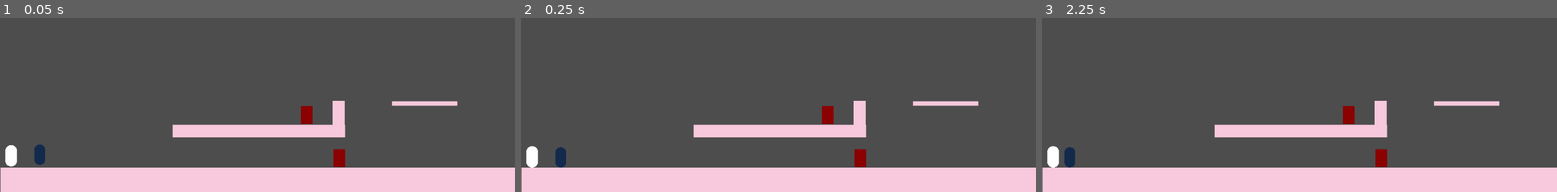
Above: before the commit, frames 1-3 (left to right).
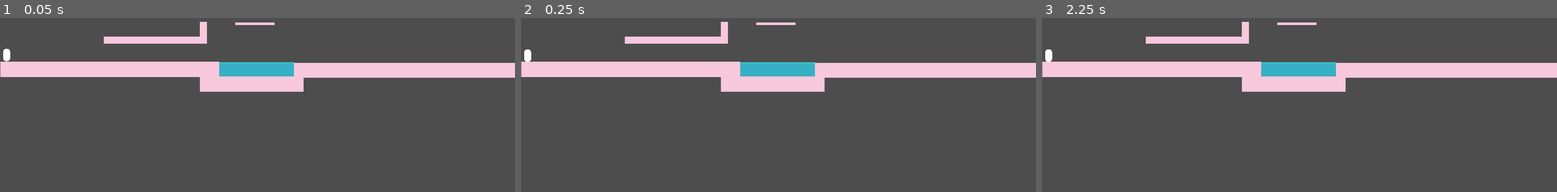
Above: after the commit, the same moments.

Repository: C0SMICSHARK/Pirate-Cats-and-Cowboy-Sharks
Game: Godot game, scene res://Scenes/TestScene_1.tscn
The game is run twice, just before and just after one commit, with the same random seed, the same clock (stepped at 60 frames per second) and the same inputs.
Inputs:
- Up to frame 1 (0.05 s): no input
- Up to frame 2 (0.25 s): no input
- Up to frame 3 (2.25 s): tap Enter at 0.5, 2 s; tap A (LEFT_P2) at 0.6, 2.1 s; tap Space at 1.25 s; tap D (RIGHT_P2) at 1.35 s

The runs differ from the first frame. In frame 1, 30% of the frame differs, in the area x 0-100%, y 2-100%; in frame 2, 30%; in frame 3, 30%.

Commit message:
Testing Water

Diff:
--- a/Scenes/TestScene_1.tscn
+++ b/Scenes/TestScene_1.tscn
@@ -1,10 +1,9 @@
-[gd_scene load_steps=8 format=3 uid="uid://djc42utyrnb0m"]
+[gd_scene load_steps=7 format=3 uid="uid://djc42utyrnb0m"]
 
 [ext_resource type="Script" uid="uid://b64ndw6jydvxy" path="res://Scripts/test_scene.gd" id="1_wtb4w"]
 [ext_resource type="Texture2D" uid="uid://t33wovey36on" path="res://Debug Assets/DebugFloor.png" id="2_kaqar"]
 [ext_resource type="PackedScene" uid="uid://dksykscfxj8rk" path="res://Scenes/player_1.tscn" id="3_m3drp"]
-[ext_resource type="PackedScene" uid="uid://cg6dul6g2cnl5" path="res://Scenes/player_2.tscn" id="4_yafff"]
-[ext_resource type="PackedScene" uid="uid://csi2k0pbl08yp" path="res://Scenes/enemy.tscn" id="5_ejcod"]
+[ext_resource type="Script" uid="uid://bpqey475r4mar" path="res://Scripts/water.gd" id="5_tciti"]
 
 [sub_resource type="BoxMesh" id="BoxMesh_r5l72"]
 
@@ -15,14 +14,40 @@
 script = ExtResource("1_wtb4w")
 
 [node name="DebugFloor" type="MeshInstance2D" parent="."]
-position = Vector2(578.875, 621.00006)
-scale = Vector2(1156.25, 56.75003)
+position = Vector2(409.375, 621.00006)
+scale = Vector2(817.25, 56.75003)
 mesh = SubResource("BoxMesh_r5l72")
 texture = ExtResource("2_kaqar")
 
 [node name="StaticBody2D" type="StaticBody2D" parent="DebugFloor"]
 
 [node name="CollisionShape2D" type="CollisionShape2D" parent="DebugFloor/StaticBody2D"]
+position = Vector2(0.00010830164, 0.00880909)
+scale = Vector2(1, 0.9999997)
+shape = SubResource("RectangleShape2D_3dogw")
+
+[node name="DebugFloor2" type="MeshInstance2D" parent="."]
+position = Vector2(1674, 624.00006)
+scale = Vector2(1156.25, 56.75003)
+mesh = SubResource("BoxMesh_r5l72")
+texture = ExtResource("2_kaqar")
+
+[node name="StaticBody2D" type="StaticBody2D" parent="DebugFloor2"]
+
+[node name="CollisionShape2D" type="CollisionShape2D" parent="DebugFloor2/StaticBody2D"]
+position = Vector2(0.00010830164, 0.00880909)
+scale = Vector2(1, 0.9999997)
+shape = SubResource("RectangleShape2D_3dogw")
+
+[node name="DebugFloor3" type="MeshInstance2D" parent="."]
+position = Vector2(939, 676)
+scale = Vector2(386.6189, 56.75003)
+mesh = SubResource("BoxMesh_r5l72")
+texture = ExtResource("2_kaqar")
+
+[node name="StaticBody2D" type="StaticBody2D" parent="DebugFloor3"]
+
+[node name="CollisionShape2D" type="CollisionShape2D" parent="DebugFloor3/StaticBody2D"]
 position = Vector2(0.00010830164, 0.00880909)
 scale = Vector2(1, 0.9999997)
 shape = SubResource("RectangleShape2D_3dogw")
@@ -67,17 +92,13 @@
 shape = SubResource("RectangleShape2D_3dogw")
 
 [node name="Cat" parent="." instance=ExtResource("3_m3drp")]
+z_index = 0
 position = Vector2(24.999998, 564.00006)
 scale = Vector2(1.8399999, 1.8399999)
 
-[node name="Shark" parent="." instance=ExtResource("4_yafff")]
-position = Vector2(89, 565)
-scale = Vector2(1.7269723, -1.7598324)
-
-[node name="Enemy" parent="." instance=ExtResource("5_ejcod")]
-position = Vector2(686, 475)
-scale = Vector2(-1.2770917, 2.012024)
-
-[node name="Enemy2" parent="." instance=ExtResource("5_ejcod")]
-position = Vector2(759, 572)
-scale = Vector2(-1.2770917, 2.012024)
+[node name="water" type="Node2D" parent="."]
+z_index = -1
+position = Vector2(815, 595)
+script = ExtResource("5_tciti")
+water_size = Vector2(284, 55)
+metadata/_custom_type_script = "uid://bpqey475r4mar"
--- a/Scenes/water.tscn
+++ b/Scenes/water.tscn
@@ -4,3 +4,5 @@
 
 [node name="Water" type="Node2D"]
 script = ExtResource("1_slmpt")
+segment_count = 70
+water_physics_speed = 70.0
--- a/project.godot
+++ b/project.godot
@@ -14,6 +14,11 @@
 run/main_scene="uid://djc42utyrnb0m"
 config/features=PackedStringArray("4.5", "Forward Plus")
 config/icon="res://icon.svg"
+
+[display]
+
+window/size/viewport_width=1920
+window/size/viewport_height=1080
 
 [global_group]
 
